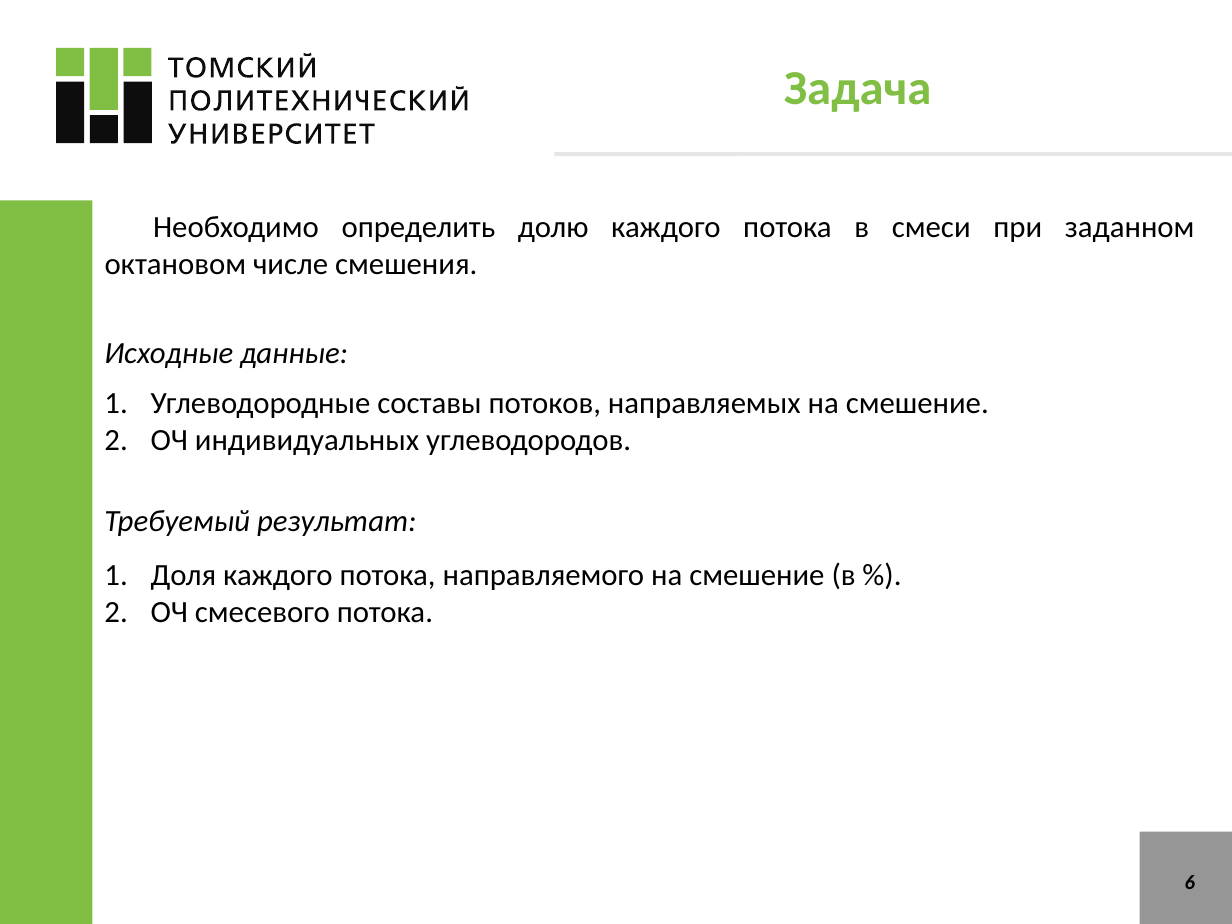
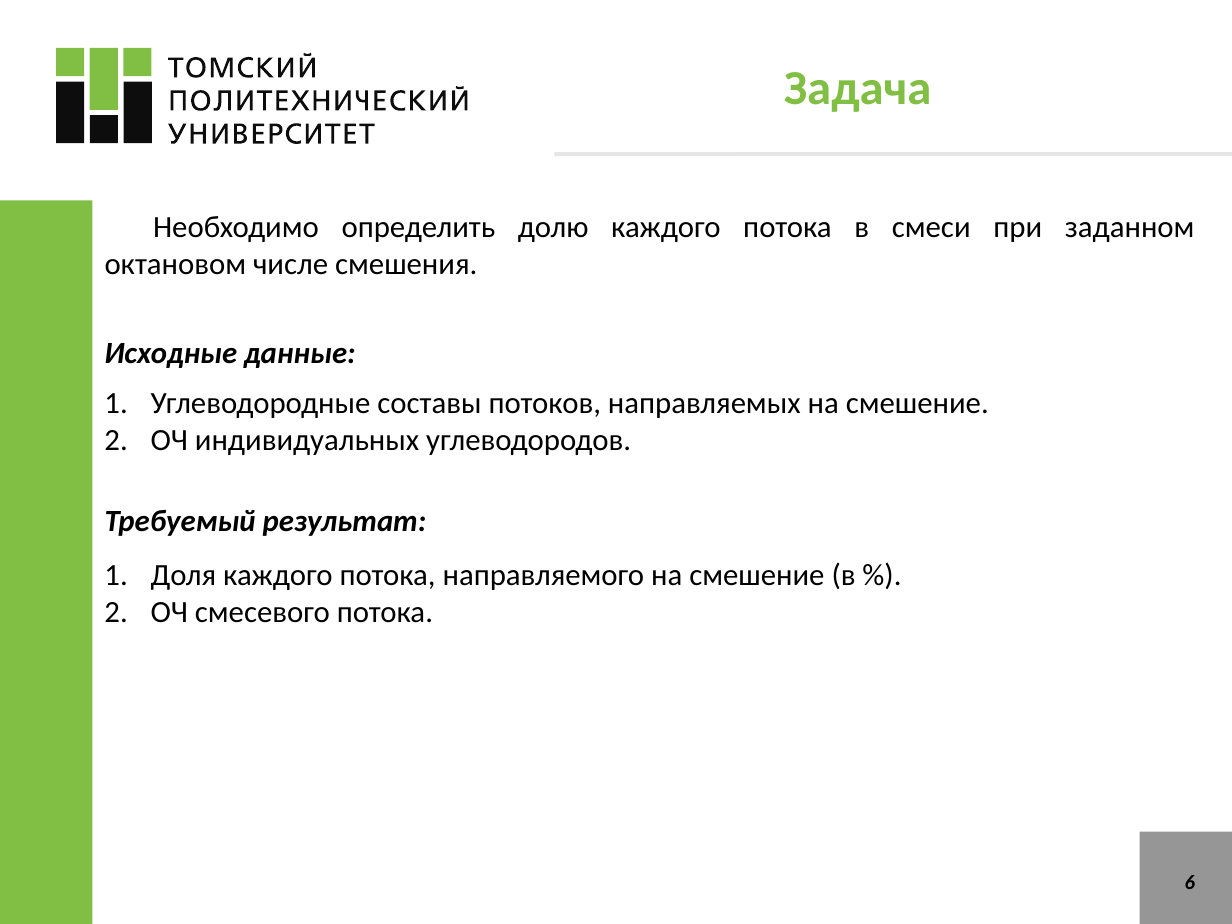
Before and after one commit to VChuzlov/SA, a slide deck: slide 6 of ЛБ1_blending/ЛБ_1.pptx. Drawn at 1232x924 pixels with LibreOffice and Linux fonts; fonts in the diff are those of the drawing. Boxes give left, top, right and bottom in pixels: in the first picture for what was removed or moved away, otherwise in the second. Text is boxed around its words. In the diff, an @@ line names an element or a change of style, - is before the commit and + after.

```diff
--- a/ЛБ1_blending/ЛБ_1.pptx
+++ b/ЛБ1_blending/ЛБ_1.pptx
@@ text "Исходные данные:" at [104, 343, 355, 368]: bold on @@
@@ text "Требуемый результат:" at [105, 510, 427, 536]: bold on @@
```
Also in this commit, not shown: 2 other slides changed, 10 slides added, 15 slides removed, 24 other files.
